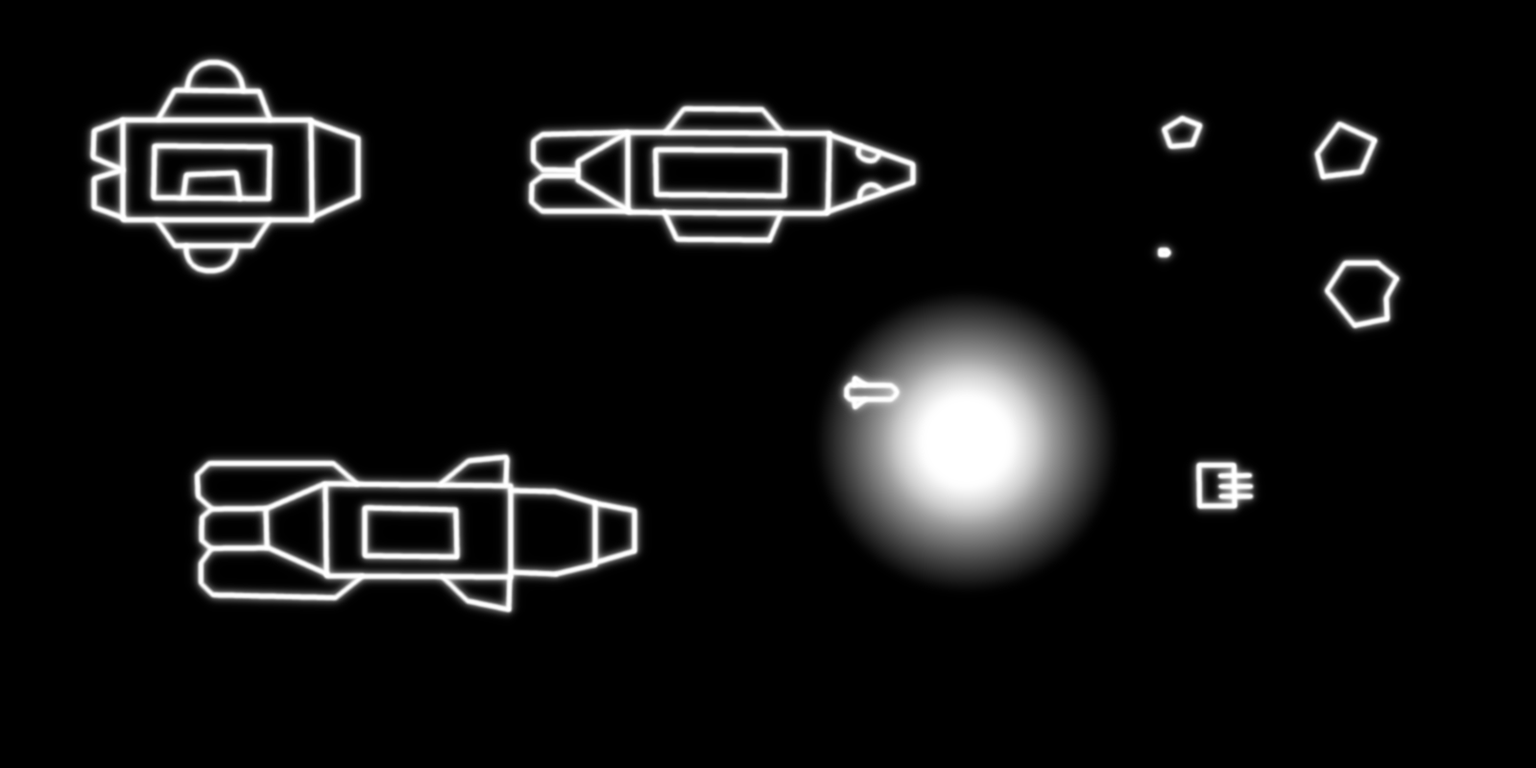
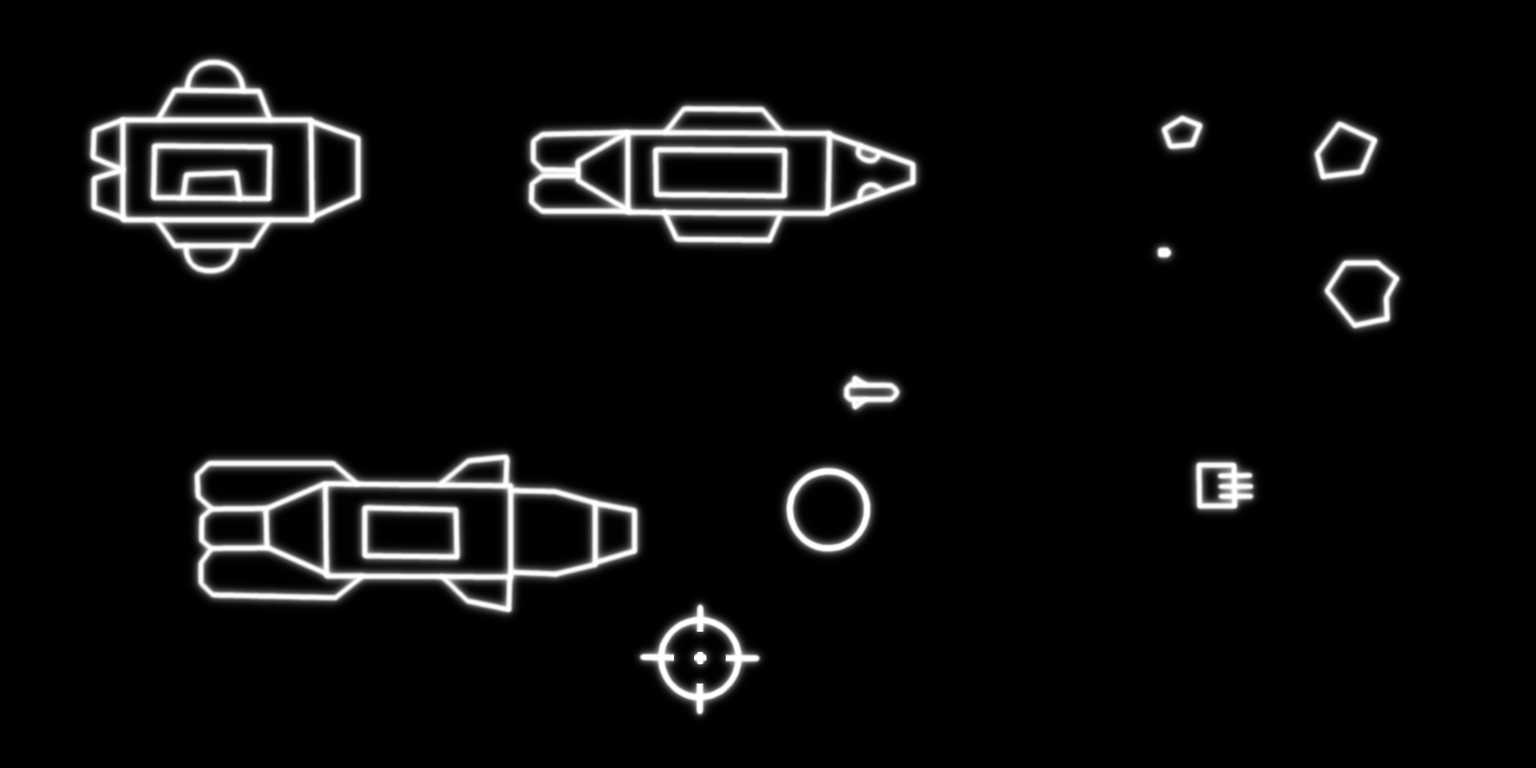
Layered file, before and after one edit (1536px x 768px). Changes by layer:
added layer "ShockWaveGlow" above "ShockWave" over (776, 454, 886, 566)
added layer "ShockWave" above "TargetGlow" over (784, 466, 872, 553)
added layer "TargetGlow" above "Target" over (643, 602, 757, 715)
added layer "Target" above "CursorGlow" over (655, 615, 743, 702)
added layer "CursorGlow" above "Cursor" over (631, 596, 768, 723)
added layer "Cursor" above "Explosion" over (637, 601, 762, 717)
hid "Explosion" over (810, 288, 1120, 595)
